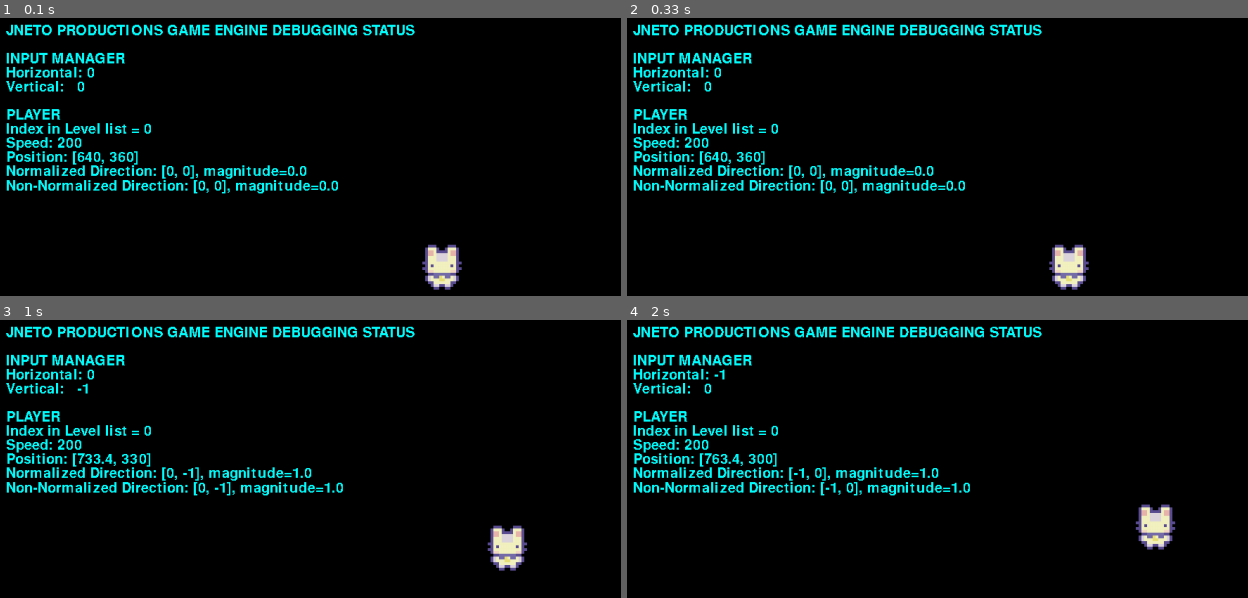
Above: before the commit, frames 1-4 (two rows, left to right).
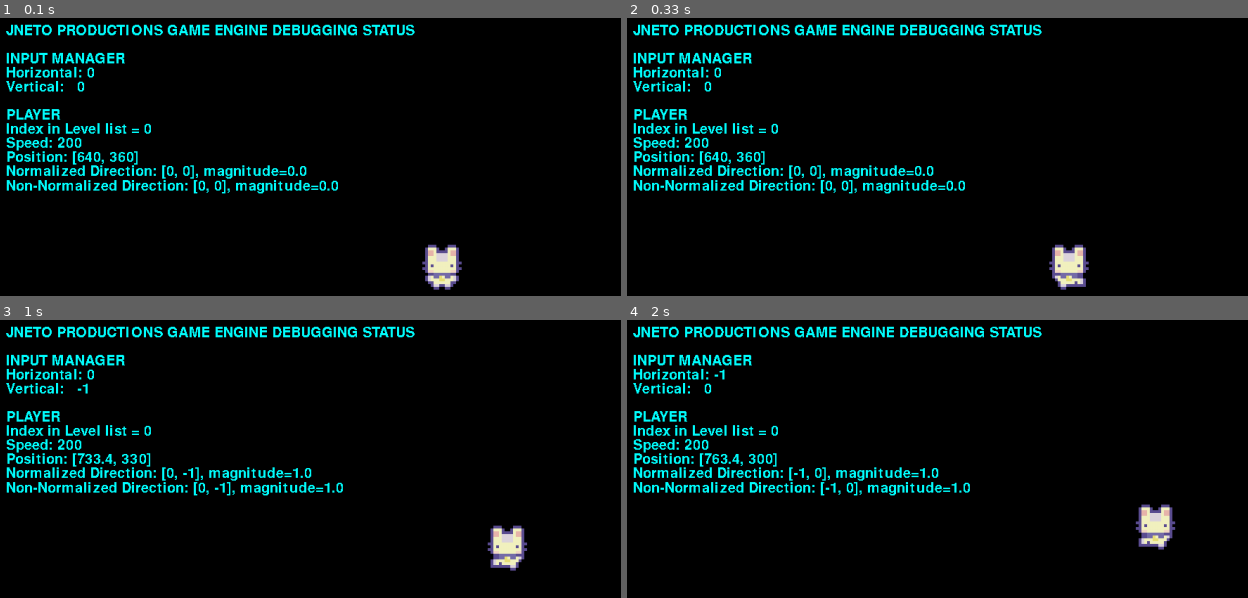
Above: after the commit, the same moments.

Repository: JNetoGH/Pygame-Shop-Game
Game: pygame game, started from game/main.py
Two runs of this game, one before a commit and one after it. Both use one fixed random seed, a clock stepped at 60 frames per second and the inputs below.
Inputs:
- Up to frame 1 (0.1 s): no input
- Up to frame 2 (0.33 s): no input
- Up to frame 3 (1 s): hold D 0.33-0.8 s; hold W from 0.83 s (still down)
- Up to frame 4 (2 s): release W at 1.13 s; hold D 1.17-1.63 s; hold A from 1.67 s (still down)

Frame 1 is identical in both runs. In frame 2, less than 0.1% of the frame differs, in the area x 68-74%, y 91-98%; in frame 3, 0.1%, in the area x 78-85%, y 83-91%; in frame 4, 0.1%.

Commit message:
cehckpoint before changing to my self made animation system

Diff:
--- a/game/player.py
+++ b/game/player.py
@@ -5,6 +5,38 @@
 
 #  allows us to walk through folders
 from os import walk
+
+
+# it's basically a list of images
+class Animation:
+
+    def __init__(self, name: str, folder_path: str):
+        self.name = name
+        self.images = []
+        self.import_images_from_folder(folder_path)
+
+    # imports every image inside a folder
+    def import_images_from_folder(self, folder_path) -> None:
+        surface_list = []
+        print("importing ", end="")
+        for folder_name, sub_folder, img_files_list in walk(folder_path):
+            print(f"{folder_name} => {img_files_list}:")
+            for img_name in img_files_list:
+                img_path = folder_path + "/" + img_name
+                print(f"{img_path}")
+                img_surface = pygame.image.load(img_path).convert_alpha()
+                surface_list.append(img_surface)
+            print()
+        for img in surface_list:
+            self.images.append(img)
+
+    def add_unitary_and_manually(self, image_path) -> None:
+        image_surface = pygame.image.load(image_path).convert_alpha()
+        self.images.append(image_surface)
+
+
+class AnimationController:
+    pass
 
 
 class Player(GameObject):
@@ -19,12 +51,12 @@
         # sprites
         # a dictionary that holds all sprites of this GameObject as a list for each position
         self.animations_dictionary = self.import_sprites_as_dictionary()
-        self.animation_status = "down_idle"
-        # the current img of the list of the dictionary
-        self.frame_index = 0
+        self.animation_status = "down"  # the key to a animation list in the dictionary
+        self.current_frame_index = 0  # the current img of the list of the dictionary
+        self.animation_speed = 4
 
         # the image itself
-        self.image = self.animations_dictionary[self.animation_status][self.frame_index]
+        self.image = self.animations_dictionary[self.animation_status][self.current_frame_index]
 
         # the rectangle that represent the game object: the center pos of the rect is the same of the player pos
         self.rect = self.image.get_rect(center=self.position)
@@ -53,8 +85,20 @@
         self.rect.center = self.position  # updates the rect position
 
     def render(self) -> None:
-        pass
+        self.animate()
 
+
+    # ANIMATE
+    def animate(self):
+        # jump from frame to frame
+        self.current_frame_index += self.animation_speed * self.level.game.delta_time
+        # sets back to the first frame if it's bigger than the size of the animation
+        if self.current_frame_index >= len(self.animations_dictionary[self.animation_status]):
+            self.current_frame_index = 0
+        self.image = self.animations_dictionary[self.animation_status][int(self.current_frame_index)]
+
+
+    # ANIMATION SPRITES DITIONARY
     def import_sprites_as_dictionary(self):
         animations_dictionary = {
                         "up": [],       "down": [],       "left": [],       "right": [],
@@ -67,12 +111,12 @@
         # adds the images to the dictionaries lists, searching for a folder with its key name
         for animation_folder_name in animations_dictionary.keys():
             path = "resources/graphics/character/" + animation_folder_name
-            animations_dictionary[animation_folder_name] = self.import_folder_imgs(path)
+            animations_dictionary[animation_folder_name] = self.import_imgs_from_folder(path)
 
         return animations_dictionary
 
     # imports every image inside a folder
-    def import_folder_imgs(self, path):
+    def import_imgs_from_folder(self, path):
         surface_list = []
 
         print("importing ", end="")
